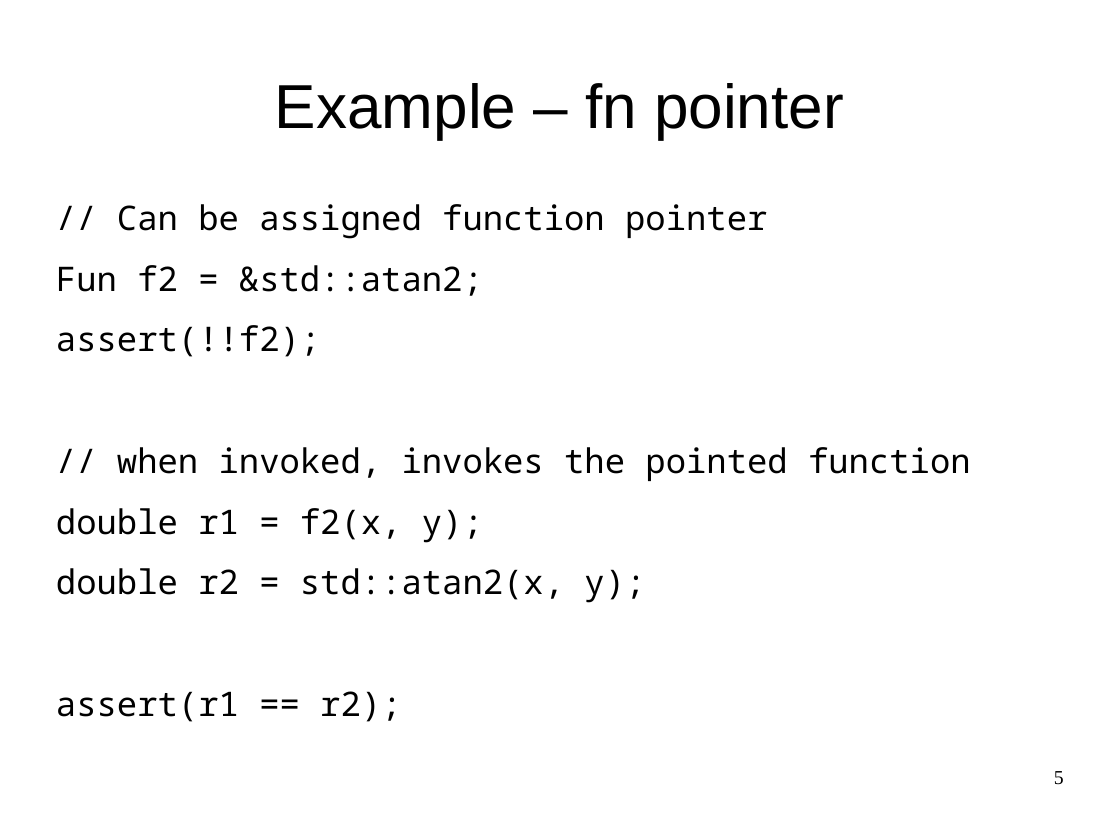
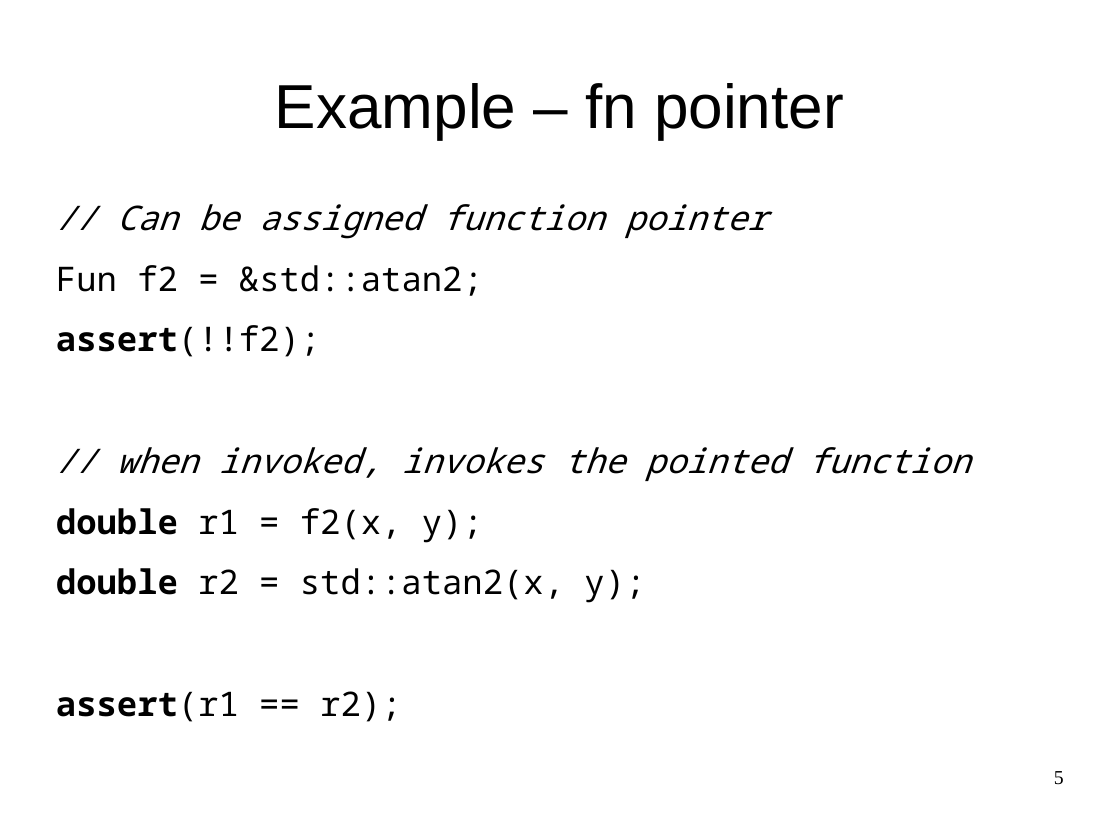
Before and after one commit to maciekgajewski/demystifying_std_function, a slide deck: slide 5 of demystifying-std-function.odp. Drawn at 1120x840 pixels with LibreOffice and Linux fonts; fonts in the diff are those of the drawing. Boxes give left, top, right and bottom in pixels: in the first picture for what was removed or moved away, otherwise in the second. Text is boxed around its words. In the diff, an @@ line names an element or a change of style, - is before the commit and + after.

```diff
--- a/demystifying-std-function.odp
+++ b/demystifying-std-function.odp
@@ text at (56, 204, 971, 603): italic on in "// Can be assigned function pointer", "// when invoked, invokes the pointed function"; bold on in "assert(!!f2);", "double", "double", "assert(r1" @@
```
Also in this commit, not shown: 22 other slides changed.
